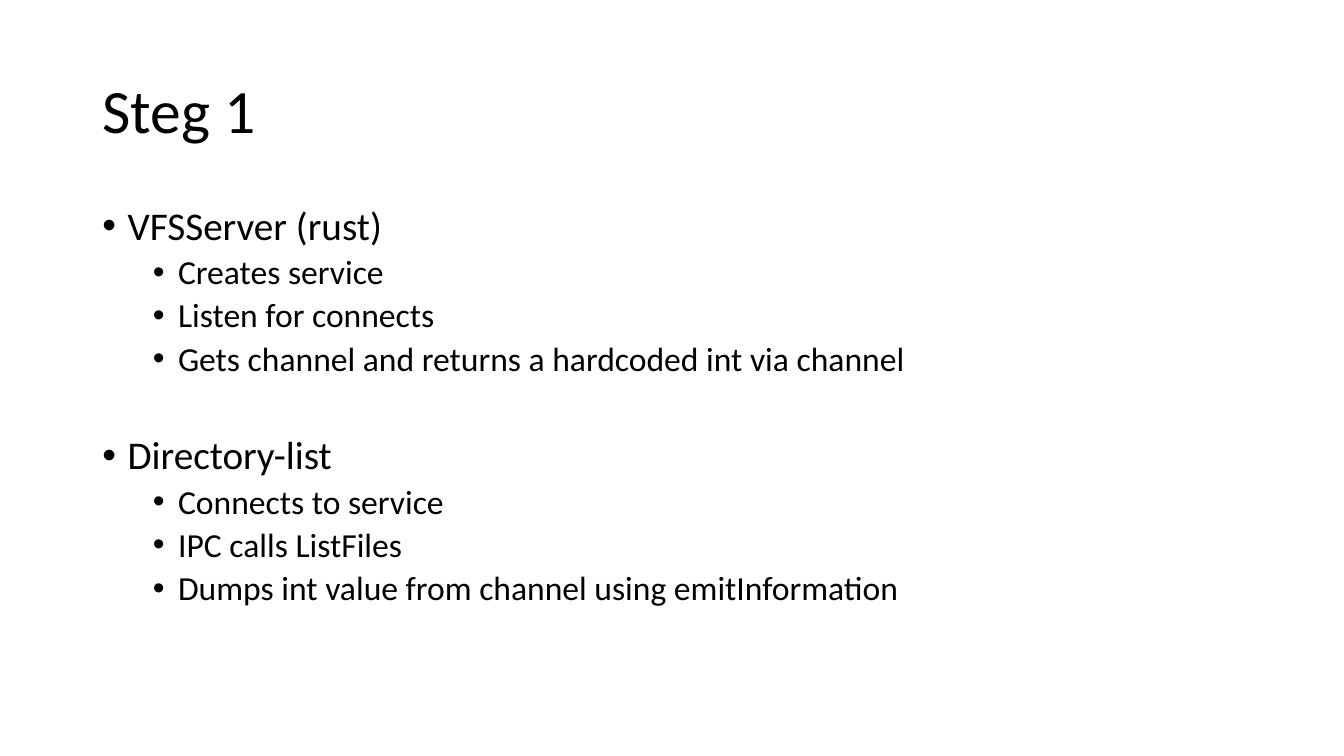
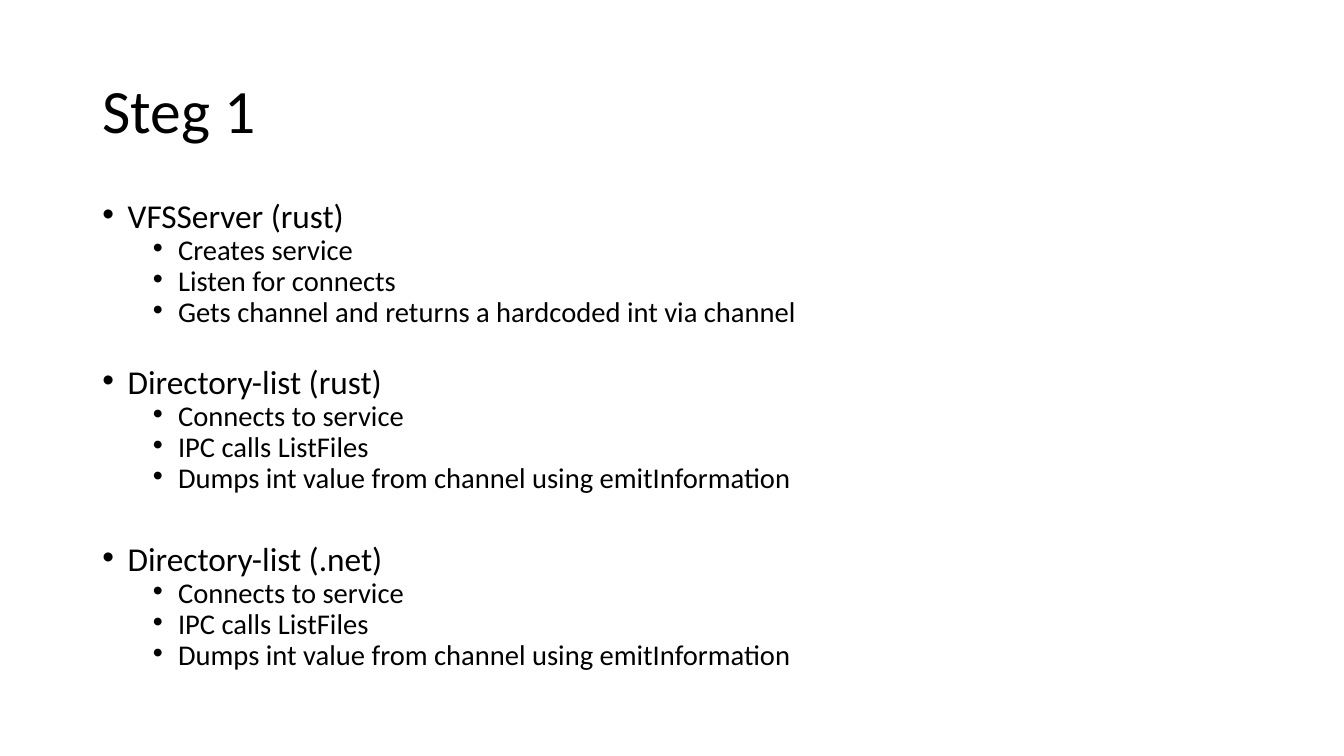
Before and after one commit to doverhill/ChaosLab, a slide deck: slide 2 of Structure.pptx. Drawn at 1344x756 pixels with LibreOffice and Linux fonts; fonts in the diff are those of the drawing. Boxes give left, top, right and bottom in pixels: in the first picture for what was removed or moved away, otherwise in the second. Text is boxed around its words. In the diff, an @@ line names an element or a change of style, - is before the commit and + after.

```diff
--- a/Structure.pptx
+++ b/Structure.pptx
@@ text at box(128, 203, 795, 493): size 28 to 23.8 pt in "VFSServer (rust)"; size 24 to 20.4 pt in "Creates service", "Listen for connects", "Gets channel and returns a hardcoded int ...", "Connects to service" and 2 more places; line spacing 0.9 to 0.7 @@
@@ text at box(128, 369, 382, 400): text changed; size 28 to 23.8 pt @@
-• Directory-list
+• Directory-list (rust)
@@ text at box(128, 547, 790, 670): paragraphs added @@
+• Directory-list (.net)
+  • Connects to service
+  • IPC calls ListFiles
+  • Dumps int value from channel using emitInformation
```
Also in this commit, not shown: 11 other files.
